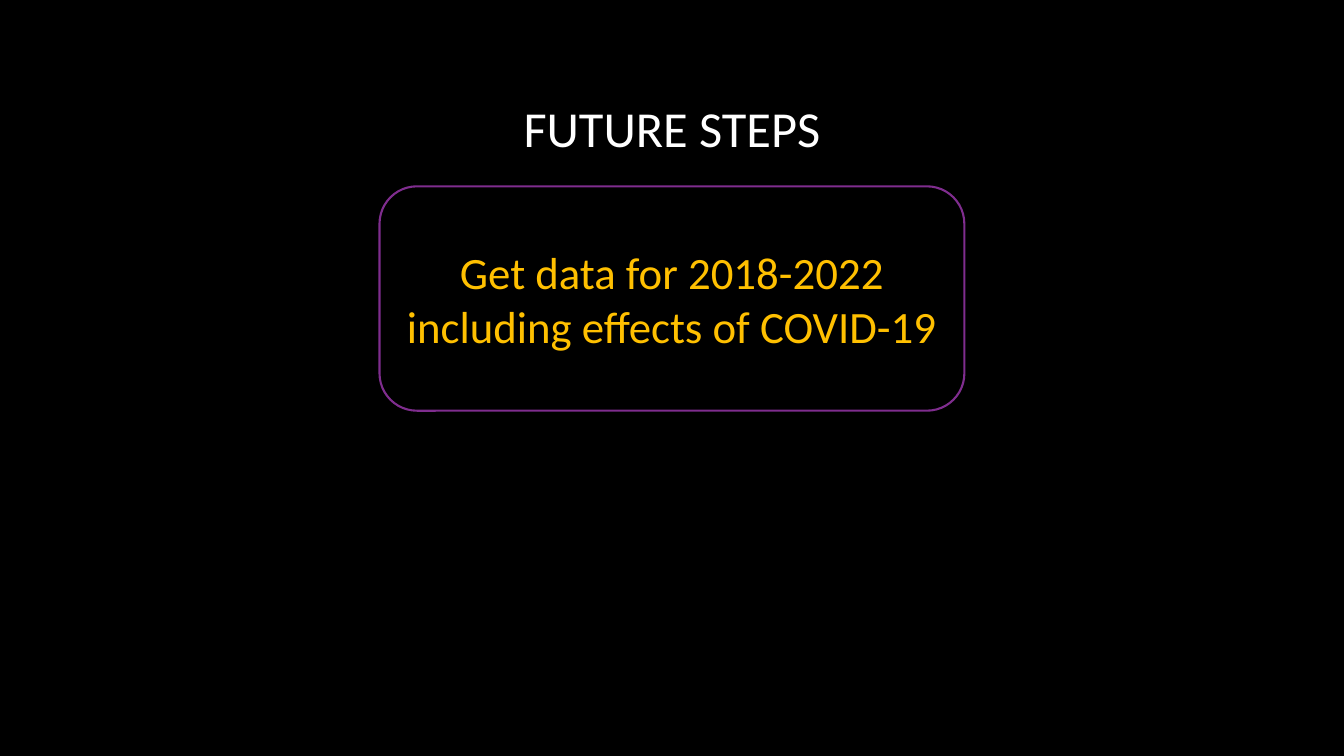
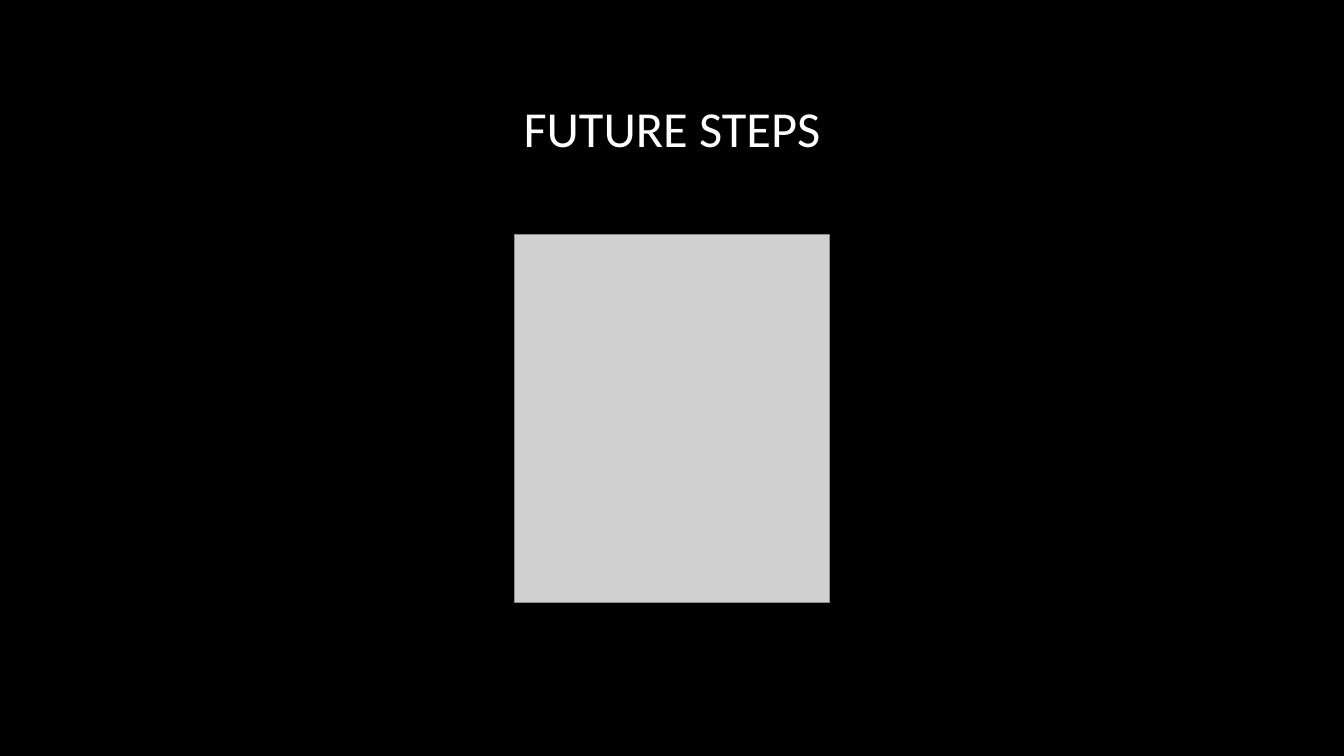
Before and after one commit to shriparna/us-mortality-stats, a slide deck: slide 9 of Presentation/project_03_group_04.pptx. Drawn at 1344x756 pixels with LibreOffice and Linux fonts; fonts in the diff are those of the drawing; grey boxes stand for pictures; background and template pictures are left out. Boxes give left, top, right and bottom in pixels: in the first picture for what was removed or moved away, otherwise in the second. Text is boxed around its words. In the diff, an @@ line names an element or a change of style, - is before the commit and + after.

```diff
--- a/Presentation/project_03_group_04.pptx
+++ b/Presentation/project_03_group_04.pptx
@@ rounded rectangle removed at (380, 187, 965, 411) @@
-Get data for 2018-2022 including effects of COVID-19
@@ picture added at (514, 235, 829, 603) @@
```
Also in this commit, not shown: 4 other slides changed, 1 slide added, 1 slide removed, 11 other files.
